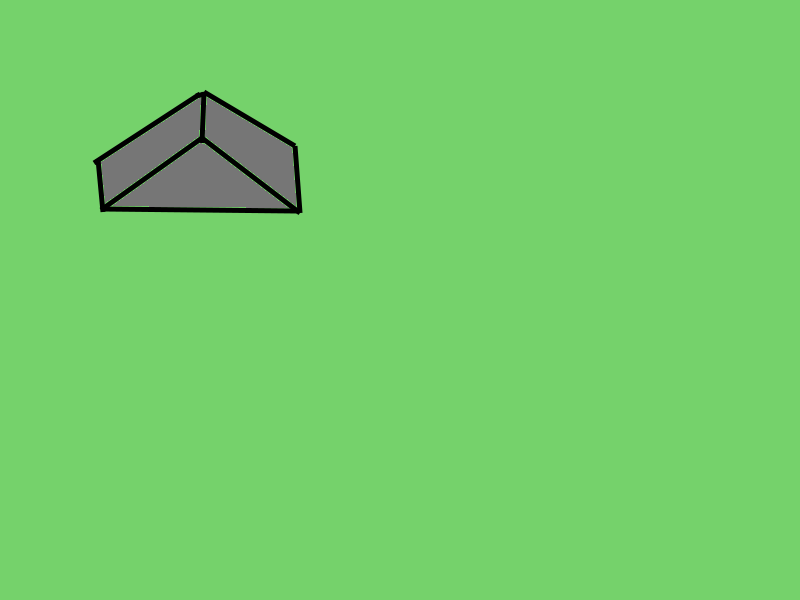
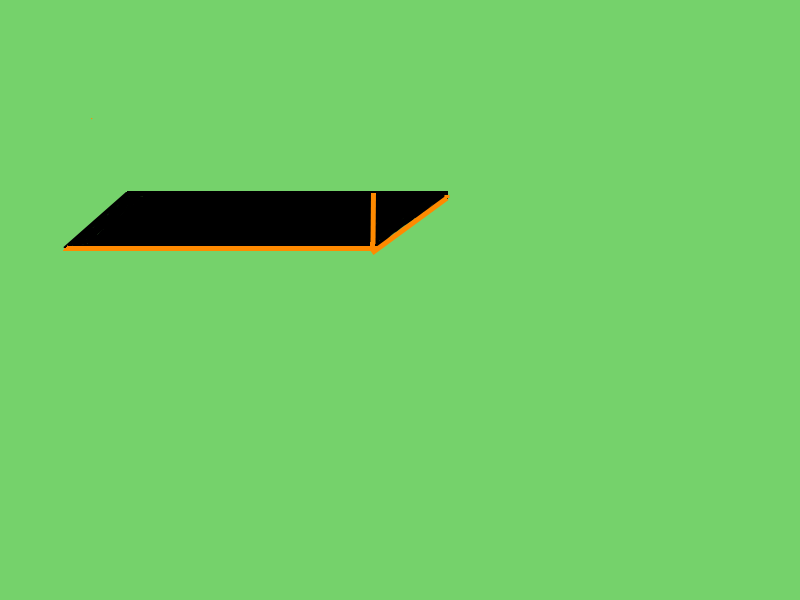
Layer changes from the first 800×600 image to the second:
hid "foreground", painted on it over (x1=65, y1=89, x2=450, y2=248)
renamed "Layer 0" to "background", showed it, painted on it over (x1=63, y1=118, x2=450, y2=255)
added layer "Layer 2" above "Layer 1" over (x1=63, y1=191, x2=448, y2=251)
